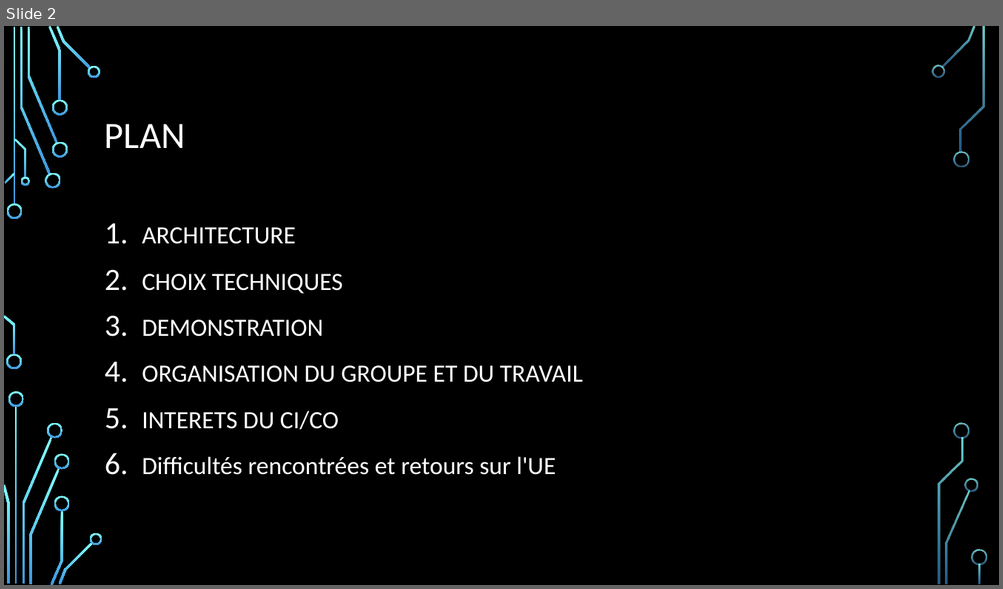
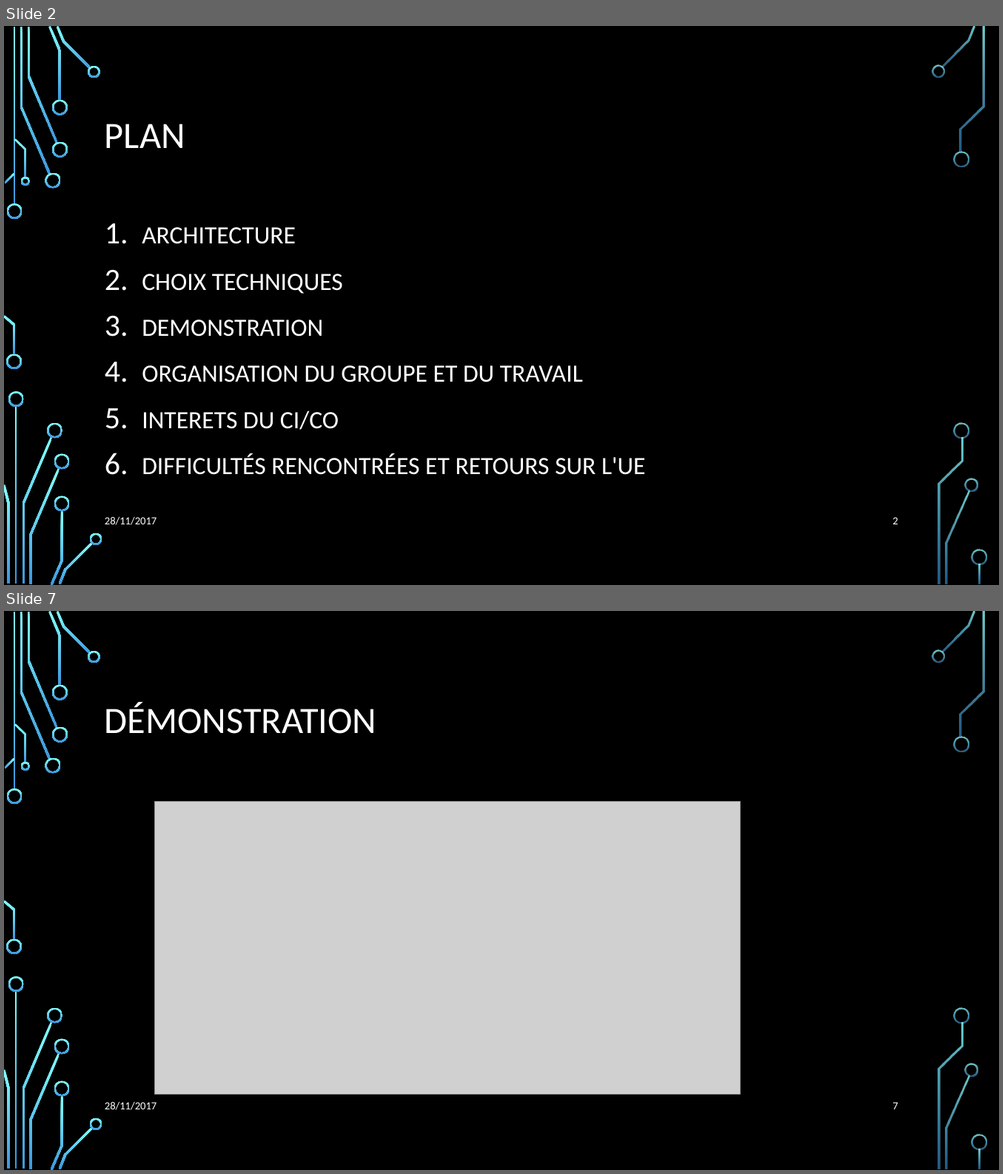
Before and after one commit to Julienbtn/cloud-project-equipe-7, a slide deck: Presentation Cloud.pptx. Shown one above the other, each under a label of ours: slide 2 before the commit, slides 2 and 7 after it; the slides between them are not shown. The pictures are 1003x589 and 1003x1174 pixels, drawn with LibreOffice and Linux fonts; fonts in the diff are those of the drawing; grey boxes stand for pictures; background and template pictures are left out. Boxes give left, top, right and bottom in pixels: in the first picture for what was removed or moved away, otherwise in the second. Text is boxed around its words. In the diff, an @@ line names an element or a change of style, - is before the commit and + after.

```diff
--- a/Presentation Cloud.pptx
+++ b/Presentation Cloud.pptx
@@ slide 7 added at bbox=[4, 611, 999, 1170], background picture (left out); not listed: 36 template elements that a slide beside it also shows @@
@@ title added at bbox=[105, 703, 376, 734], 36 pt, text #FFFFFF @@
+DÉMONSTRATION
@@ picture added at bbox=[154, 801, 740, 1094] @@
@@ text added at bbox=[105, 1102, 156, 1111], 10.5 pt, text #FFFFFF @@
+28/11/2017
@@ page number added at bbox=[892, 1102, 897, 1110], 10.5 pt, text #FFFFFF @@
+7
@@ slide 2 changed as well @@
@@ text at bbox=[142, 454, 645, 475]: text changed @@
-6. Difficultés rencontrées et retours sur l'UE
+6. DIFFICULTÉS RENCONTRÉES ET RETOURS SUR L'UE
@@ text added at bbox=[105, 517, 156, 526], 10.5 pt, text #FFFFFF @@
+28/11/2017
@@ page number added at bbox=[892, 517, 897, 525], 10.5 pt, text #FFFFFF @@
+2
```
Also in this commit, not shown: 3 other slides changed, 8 other slides added, 4 slides removed, 2 other files.
